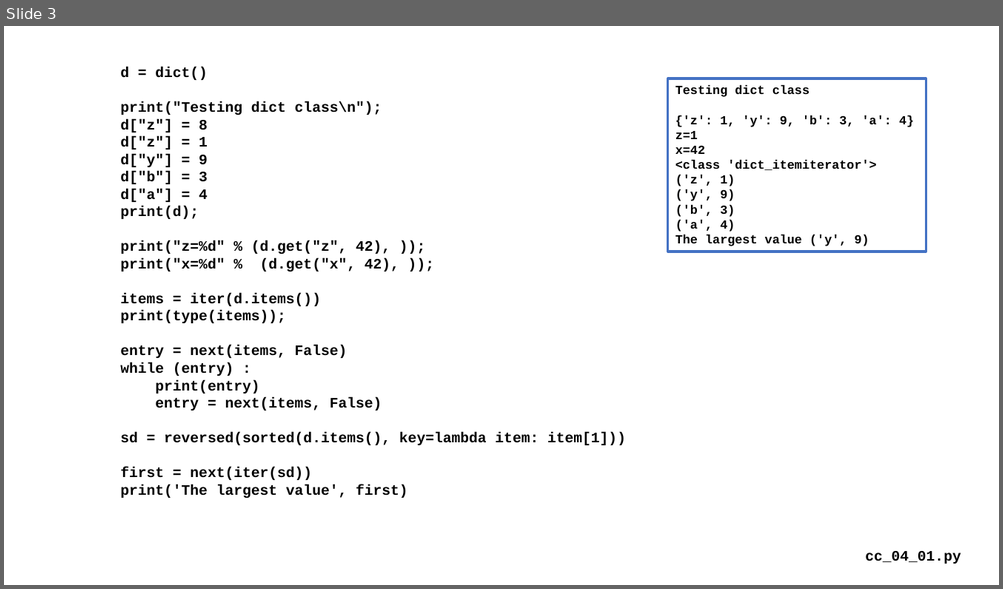
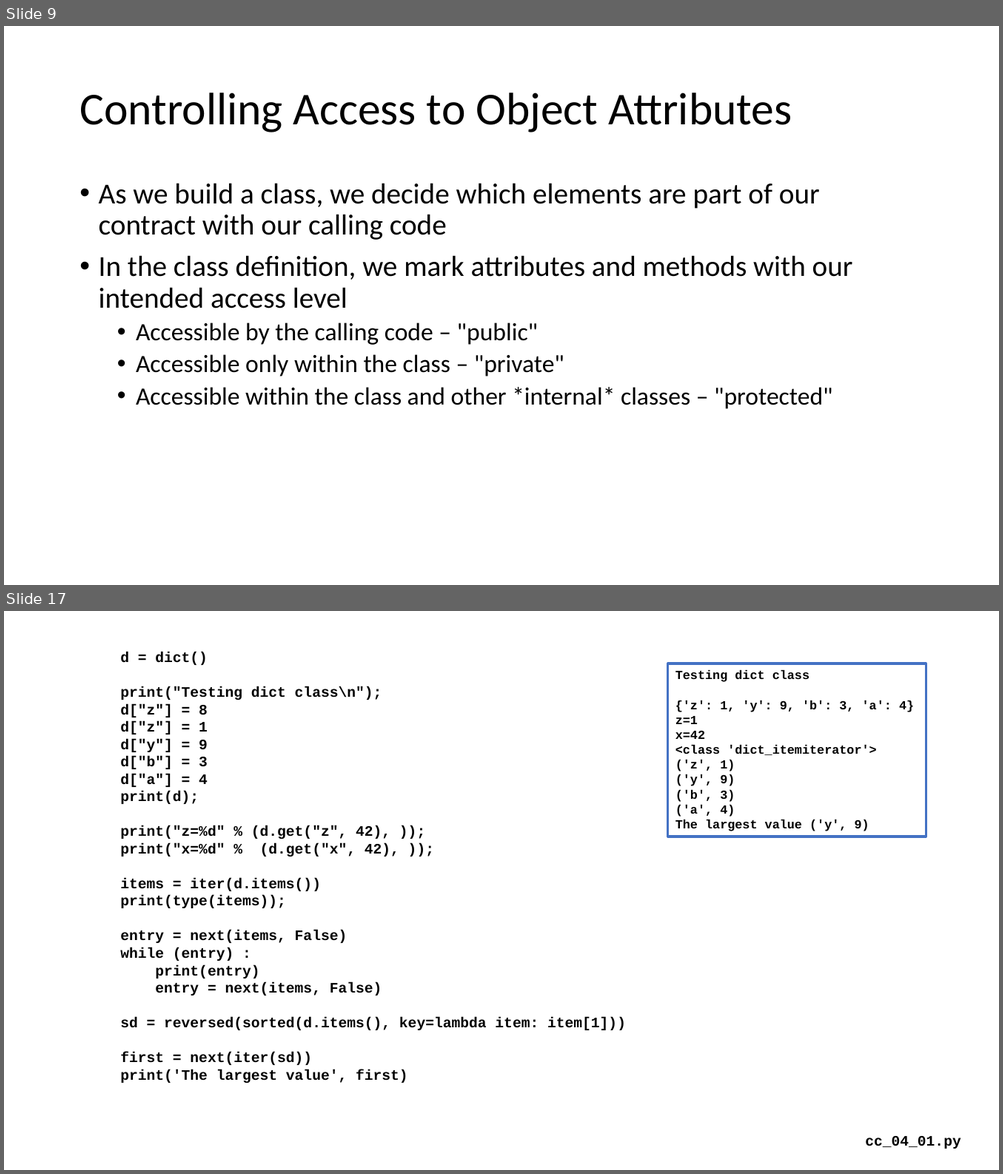
Before and after one commit to csev/cc4e, a slide deck: lectures/CC-04-Maps.pptx. Shown one above the other, each under a label of ours: slide 3 before the commit, slides 9 and 17 after it; the slides between them are not shown. The pictures are 1003x589 and 1003x1174 pixels, drawn with LibreOffice and Linux fonts; fonts in the diff are those of the drawing. Boxes give left, top, right and bottom in pixels: in the first picture for what was removed or moved away, otherwise in the second. Text is boxed around its words. In the diff, an @@ line names an element or a change of style, - is before the commit and + after.

```diff
--- a/lectures/CC-04-Maps.pptx
+++ b/lectures/CC-04-Maps.pptx
@@ slide 9 added at (4,26,999,585), background #FFFFFF @@
@@ title added at (79,93,791,133), 44 pt, text #000000 @@
+Controlling Access to Object Attributes
@@ text added at (99,183,853,409), 28 pt, text #000000 @@
+• As we build a class, we decide which elements are part of our contract with our calling code
+• In the class definition, we mark attributes and methods with our intended access level
+  • Accessible by the calling code – "public"
+  • Accessible only within the class – "private"
+  • Accessible within the class and other *internal* classes – "protected"
@@ what was slide 3 is now slide 17 @@
```
Also in this commit, not shown: 2 slides changed, 14 other slides added, 1 slide removed, 7 other files.
